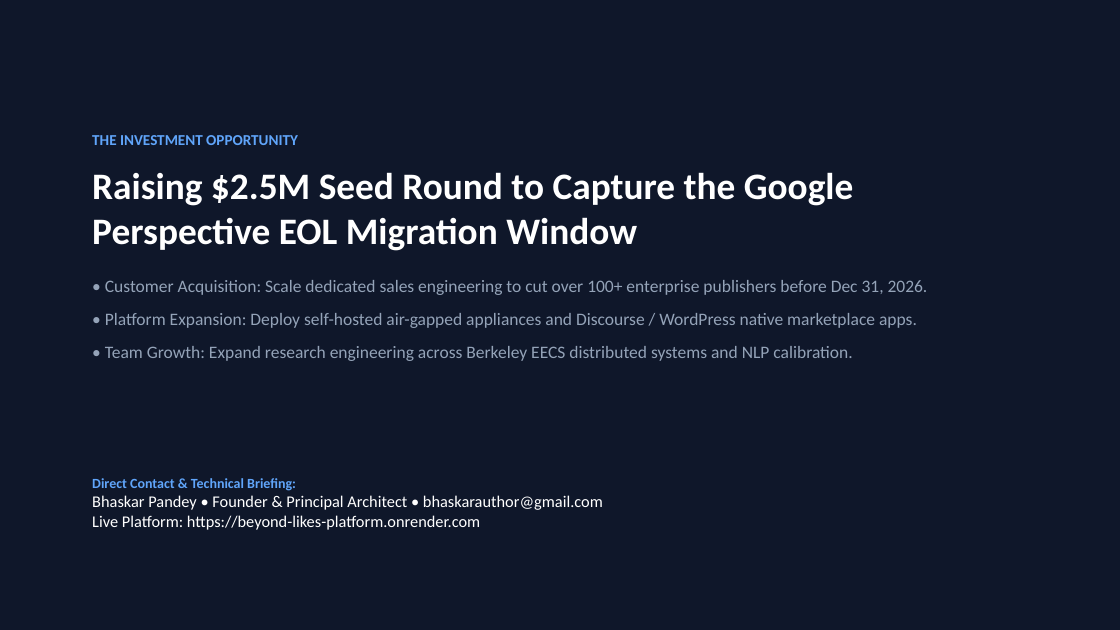
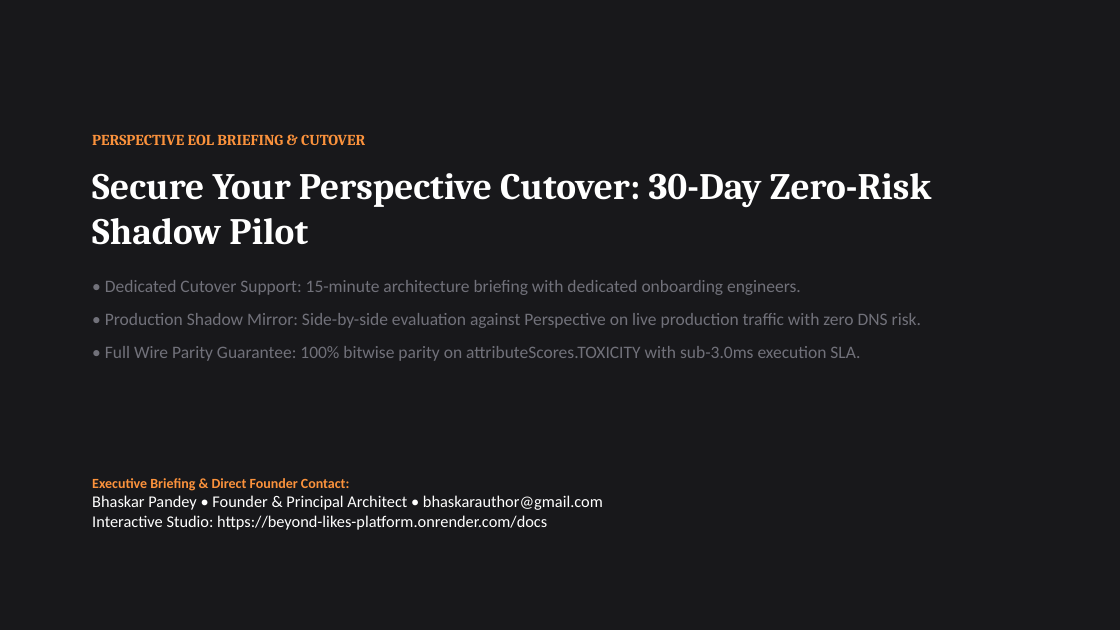
Before and after one commit to bhaskarpandey2708/beyond-likes, a slide deck: slide 12 of brand/Normative_Intelligence_Pitch_Deck.pptx. Drawn at 1120x630 pixels with LibreOffice and Linux fonts; fonts in the diff are those of the drawing. Boxes give left, top, right and bottom in pixels: in the first picture for what was removed or moved away, otherwise in the second. Text is boxed around its words. In the diff, an @@ line names an element or a change of style, - is before the commit and + after.

Commit message:
Refactor Pitch Deck and Docs Studio to Warm Terracotta and Linen Editorial design system

```diff
--- a/brand/Normative_Intelligence_Pitch_Deck.pptx
+++ b/brand/Normative_Intelligence_Pitch_Deck.pptx
@@ rectangle at [0,0,1120,630]: fill #0F172A to #18181B @@
@@ text at [92,134,932,361]: text changed; text colour #94A3B8 to #71717A @@
-THE INVESTMENT OPPORTUNITY
-Raising $2.5M Seed Round to Capture the Google Perspective EOL Migration Window
-• Customer Acquisition: Scale dedicated sales engineering to cut over 100+ enterprise publishers before Dec 31, 2026.
-• Platform Expansion: Deploy self-hosted air-gapped appliances and Discourse / WordPress native marketplace apps.
-• Team Growth: Expand research engineering across Berkeley EECS distributed systems and NLP calibration.
+PERSPECTIVE EOL BRIEFING & CUTOVER
+Secure Your Perspective Cutover: 30-Day Zero-Risk Shadow Pilot
+• Dedicated Cutover Support: 15-minute architecture briefing with dedicated onboarding engineers.
+• Production Shadow Mirror: Side-by-side evaluation against Perspective on live production traffic with zero DNS risk.
+• Full Wire Parity Guarantee: 100% bitwise parity on attributeScores.TOXICITY with sub-3.0ms execution SLA.
@@ text at [92,478,603,530]: text changed @@
-Direct Contact & Technical Briefing:
-Bhaskar Pandey • Founder & Principal Architect • bhaskarauthor@gmail.com
-Live Platform: https://beyond-likes-platform.onrender.com
+Executive Briefing & Direct Founder Contact:
+Bhaskar Pandey • Founder & Principal Architect • bhaskarauthor@gmail.com
+Interactive Studio: https://beyond-likes-platform.onrender.com/docs
```
Also in this commit, not shown: 11 other slides changed, 5 other files.
